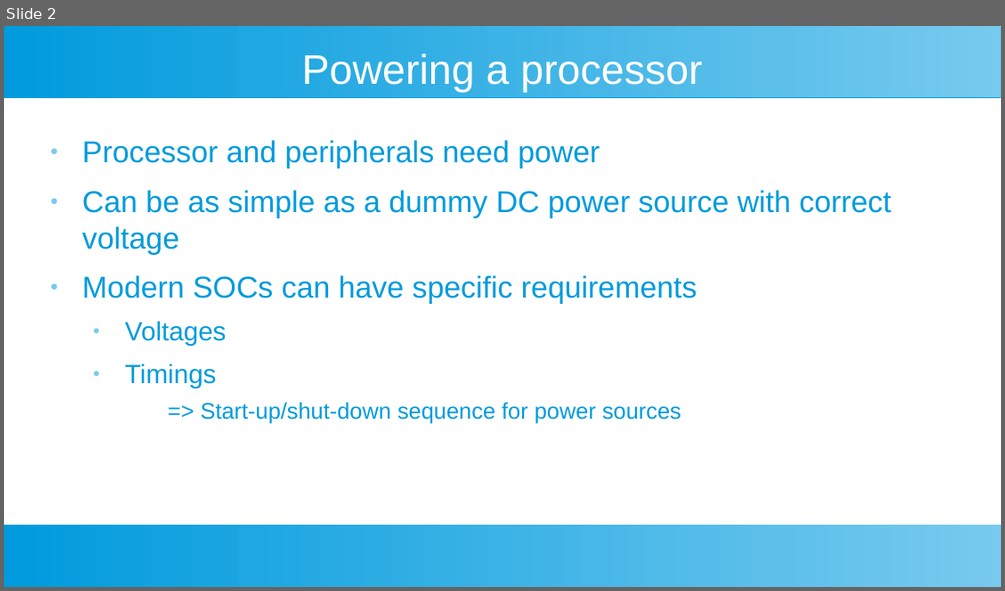
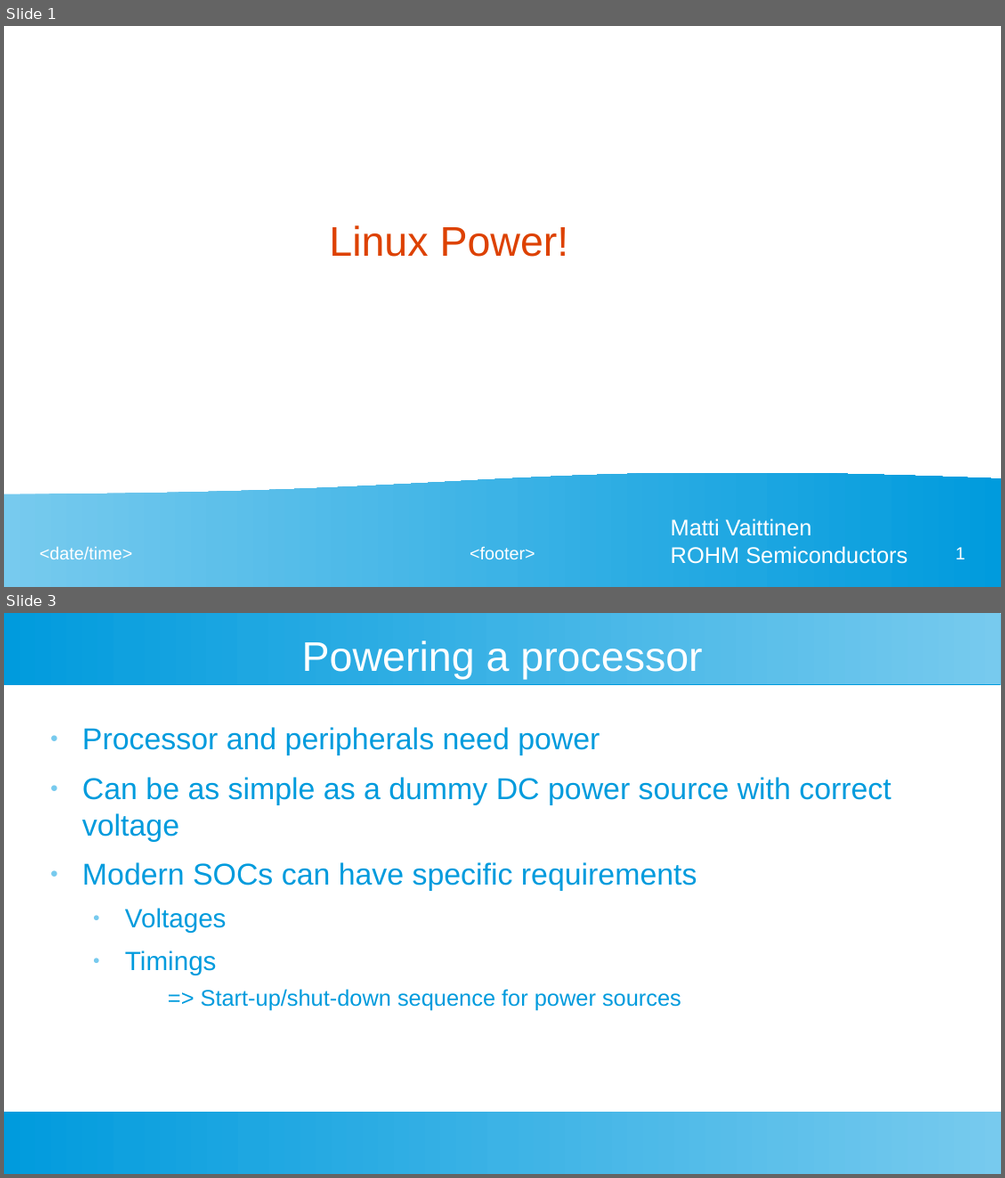
Before and after one commit to M-Vaittinen/babblings, a slide deck: PMIC/PMIC-babblings.odp. Shown one above the other, each under a label of ours: slide 2 before the commit, slides 1 and 3 after it; the slides between them are not shown. The pictures are 1005x591 and 1005x1178 pixels, drawn with LibreOffice and Linux fonts; fonts in the diff are those of the drawing. Boxes give left, top, right and bottom in pixels: in the first picture for what was removed or moved away, otherwise in the second. Text is boxed around its words. In the diff, an @@ line names an element or a change of style, - is before the commit and + after.

```diff
--- a/PMIC/PMIC-babblings.odp
+++ b/PMIC/PMIC-babblings.odp
@@ slide 1 added at bbox=[4, 26, 1001, 587], background #FFFFFF @@
@@ title added at bbox=[329, 225, 569, 257], 33 pt, text #DD4100 @@
+Linux Power!
@@ flow chart document added at bbox=[4, 471, 1001, 587], fill gradient #77CAEE to #75C9EE to #73C9ED to #71C8ED to #6FC7ED to #6EC6ED @@
@@ text added at bbox=[671, 518, 907, 564], 18 pt, text #FFFFFF @@
+Matti Vaittinen
+ROHM Semiconductors
@@ text added at bbox=[40, 546, 132, 559], 14 pt, text #FFFFFF @@
+<date/time>
@@ text added at bbox=[469, 546, 535, 559], 14 pt, text #FFFFFF @@
+<footer>
@@ page number added at bbox=[955, 547, 965, 559], 14 pt, text #FFFFFF @@
+1
@@ what was slide 2 is now slide 3 @@
```
Also in this commit, not shown: 3 slides changed, 2 other slides added, 1 slide removed.
